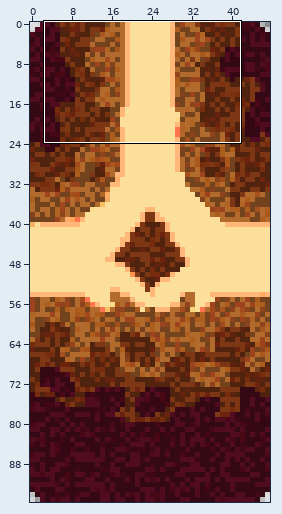
Edited in one commit: sprite sheet (img/gryaz/path_3_1b.png). The picture above shows the old version from afar; the outline marks the close-up.
Close-up. The starting point:
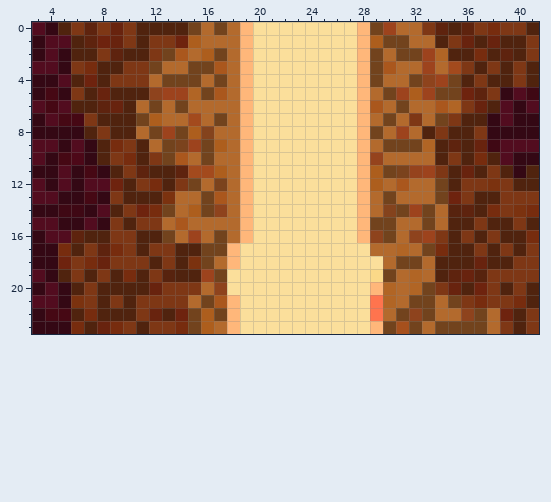
The file is 48x96 pixels. Colours within 5 levels of each other are drawn and written as one. Shown: x 3..41, y 0..23.
New version:
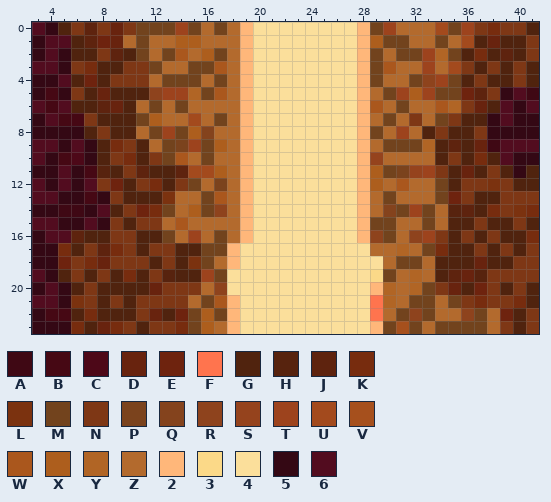
Palette (. is transparent): A #3f0814  B #460814  C #4d0818  D #68230e  E #6e230e  F #ff744e  G #50230e  H #57230e  J #5e230e  K #772c0e  L #7b320f  M #72431d  N #7e3715  P #7b431d  Q #84431d  R #8e431d  S #95431d  T #9d431d  U #a34a1d  V #a6501d  W #aa571d  X #ad5e1d  Y #b16525  Z #b36a2d  2 #ffb77a  3 #fbd988  4 #fbdf9b  5 #340814  6 #520c1f
The exact change:
@@ x 3..41 @@
- 0 65GNJNDNGGGGMZMZ2444444442MTZZNJGJNKNNG
- 1 566GJEDNGNNEXZZZ2444444442XMMZZGNDGDGGN
- 2 565GGNJGGNMWZXMZ2444444442MZMMTYGGKGJGN
+ 0 65GNJNDNMMMTMZMZ2444444442MTZZZUMTNKNNG
+ 1 566GJEDZMZZXXZZZ2444444442XMMZZMZUGDGGN
+ 2 565GGNJGMZMWZXMZ2444444442MZMMTYMGKGJGN
  3 665NKGGNNMZZMMWZ2444444442MWZZTZUNGNGNG
@@ x 6..10 @@
 10 C5GNK
-11 5B5GN
-12 566EG
+11 5BHGN
+12 56NEG
 13 5B5NG
Pixel boxes of the changes (left, top, right, bottom) in both close-ups:
changed: (123, 22, 188, 61)
changed: (422, 22, 474, 61)
changed: (97, 165, 110, 191)
